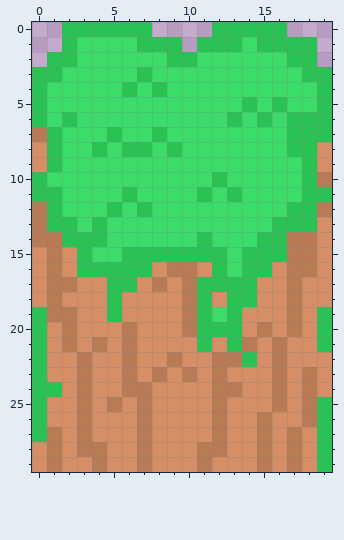
Two versions of one pixel-art sprite, 2dArrayProject/tiles/highGround.png. The picture above was drawn from the file before the commit.
The file is 20x30 pixels.
And afterwards:
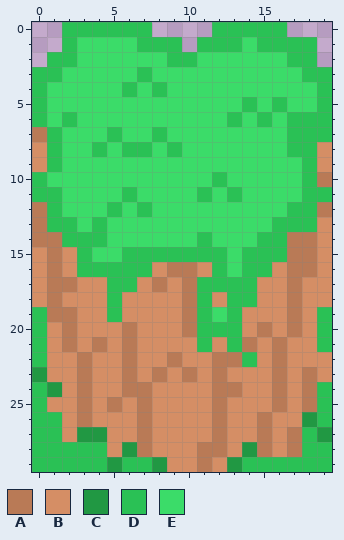
Palette (. is transparent): A #b97a56  B #d58e65  C #219843  D #2ac155  E #3bdc69
The edit:
{"y":23,"x":0,"old":"D","new":"C"}
{"y":24,"x":1,"old":"D","new":"C"}
{"y":24,"x":19,"old":"B","new":"D"}
{"y":26,"x":1,"old":"B","new":"D"}
{"y":26,"x":18,"old":"A","new":"C"}
{"y":27,"x":1,"old":"A","new":"D"}
{"y":27,"x":3,"old":"AB","new":"CC"}
{"y":27,"x":18,"old":"BD","new":"DC"}
{"y":28,"x":0,"old":"BABAA","new":"DDDDD"}
{"y":28,"x":6,"old":"B","new":"C"}
{"y":28,"x":14,"old":"B","new":"C"}
{"y":28,"x":18,"old":"B","new":"D"}
{"y":29,"x":0,"old":"BABBABBAB","new":"DDDDDCDDC"}
{"y":29,"x":13,"old":"BBABAB","new":"CDDDDD"}
{"label":"changed","picture_box":[32,367,167,472]}
{"label":"changed","picture_box":[227,382,332,472]}
